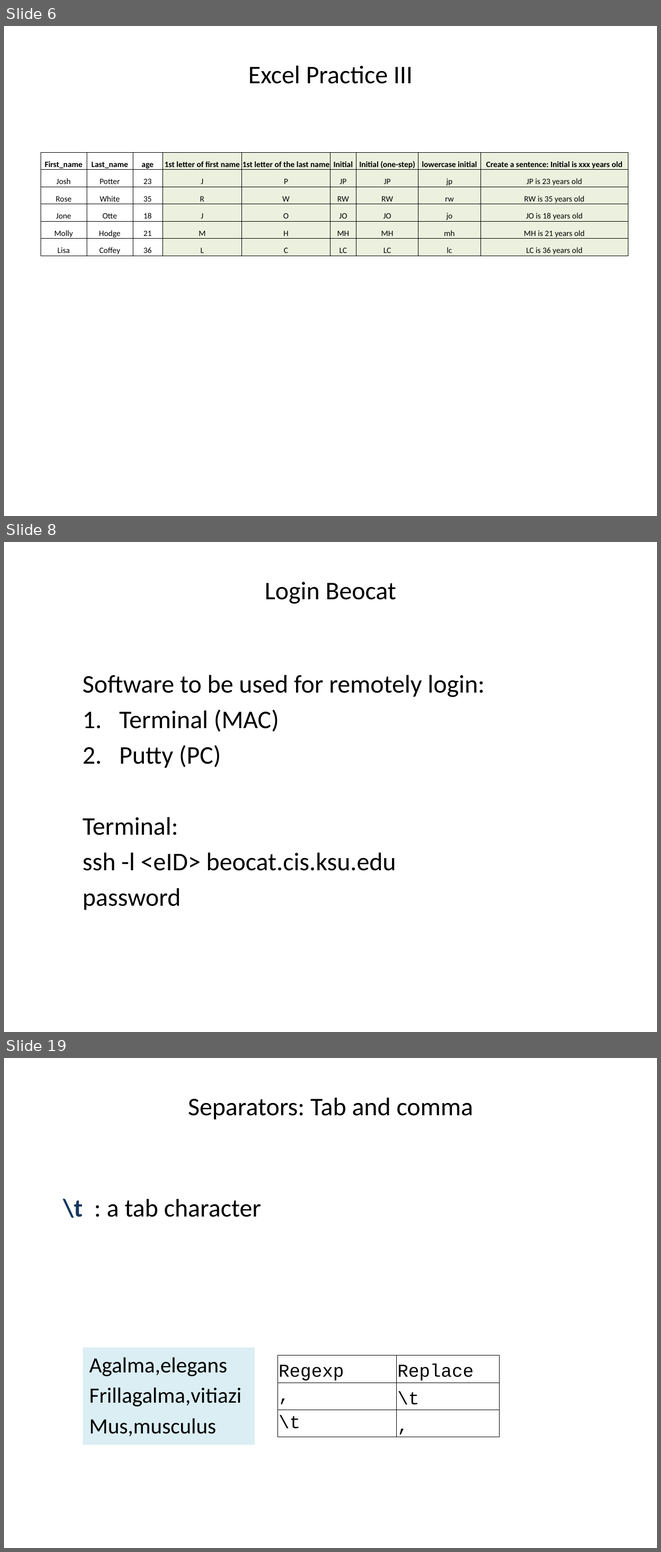
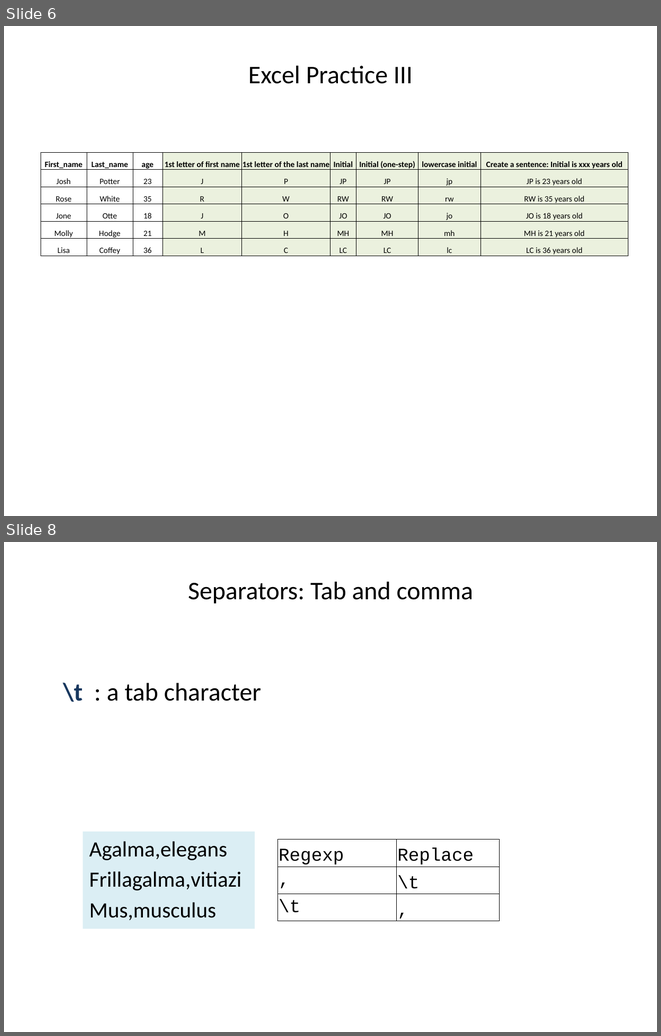
Before and after one commit to ravinpoudel/PLPTH813Bioinformatics, a slide deck: labs/lab01b_vi_regex.pptx. Shown one above the other, each under a label of ours: slides 6, 8 and 19 before the commit, slides 6 and 8 after it; the slides between them are not shown. The pictures are 661x1552 and 661x1036 pixels, drawn with LibreOffice and Linux fonts; fonts in the diff are those of the drawing. Boxes give left, top, right and bottom in pixels: in the first picture for what was removed or moved away, otherwise in the second. Text is boxed around its words. In the diff, an @@ line names an element or a change of style, - is before the commit and + after.

```diff
--- a/labs/lab01b_vi_regex.pptx
+++ b/labs/lab01b_vi_regex.pptx
@@ slide 8 removed at [4, 542, 657, 1032], background #FFFFFF @@
@@ title removed at [265, 582, 396, 604] @@
-Login Beocat
@@ text removed at [82, 674, 485, 910] @@
-Software to be used for remotely login:
-1. Terminal (MAC)
-2. Putty (PC)
-Terminal:
-ssh -l <eID> beocat.cis.ksu.edu
-password
@@ what was slide 19 is now slide 8 @@
```
Also in this commit, not shown: 2 slides changed, 10 other slides removed.
